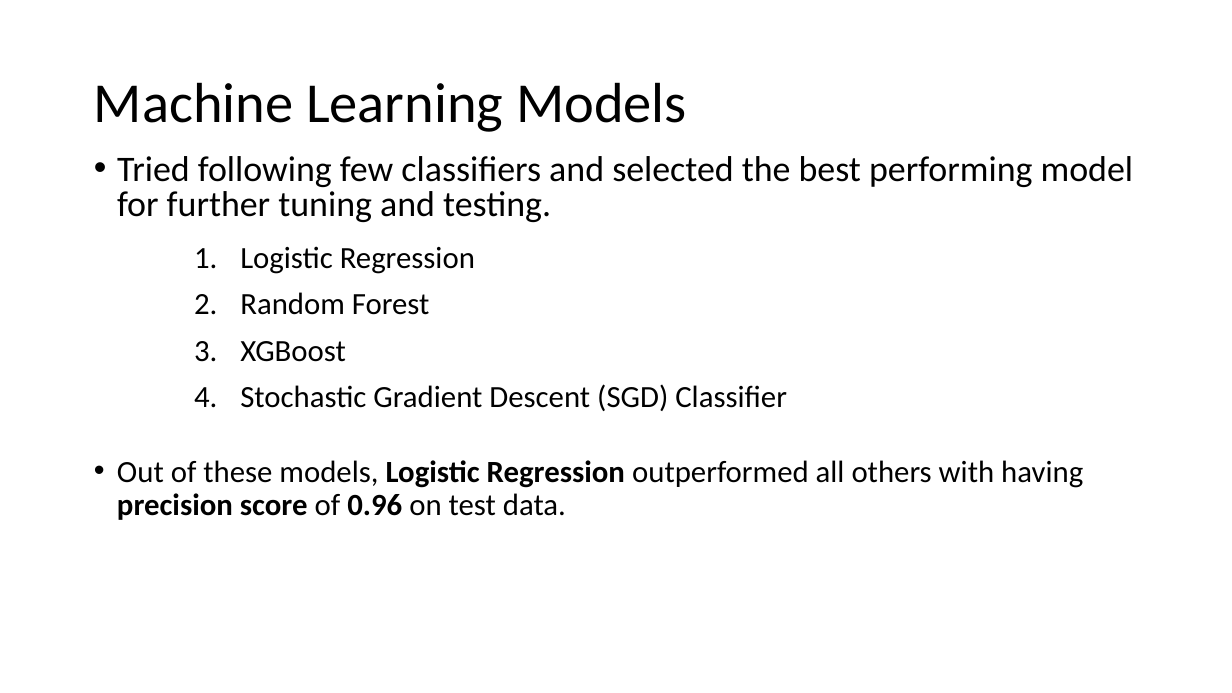
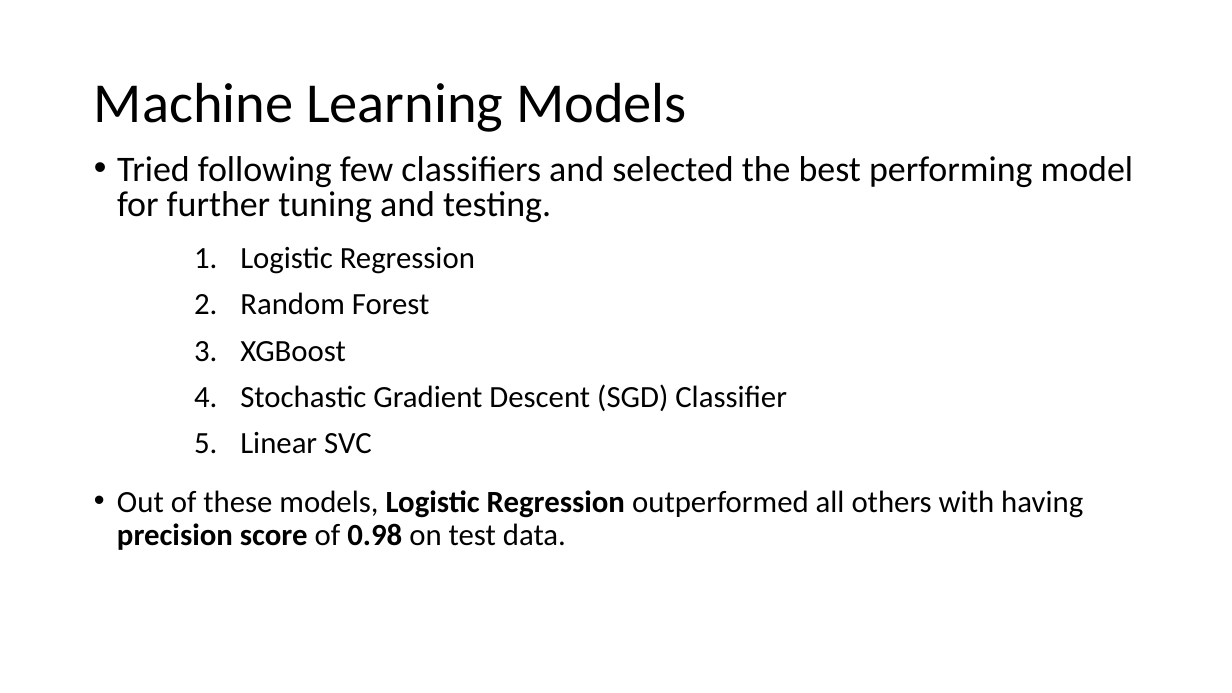
Before and after one commit to hirenhk15/review-sentiment-prediction, a slide deck: slide 7 of best/notes.pptx. Drawn at 1232x693 pixels with LibreOffice and Linux fonts; fonts in the diff are those of the drawing. Boxes give left, top, right and bottom in pixels: in the first picture for what was removed or moved away, otherwise in the second. Text is boxed around its words. In the diff, an @@ line names an element or a change of style, - is before the commit and + after.

Commit message:
Improved model performance

```diff
--- a/best/notes.pptx
+++ b/best/notes.pptx
@@ text at (240,432,372,454): paragraph added @@
+5. Linear SVC
@@ text at (117,490,1083,550): text changed @@
-• Out of these models, Logistic Regression outperformed all others with having precision score of 0.96 on test data.
+• Out of these models, Logistic Regression outperformed all others with having precision score of 0.98 on test data.
```
Also in this commit, not shown: 2 other slides changed, 5 other files.
